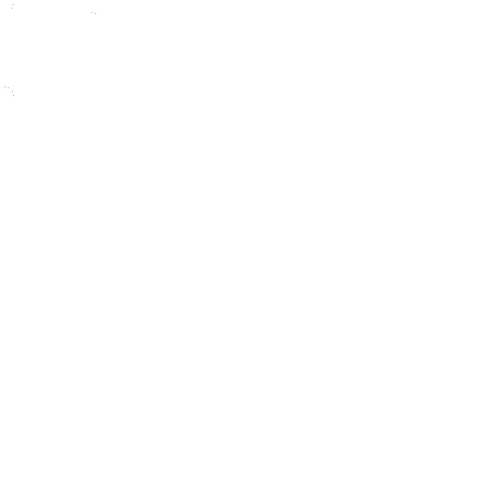
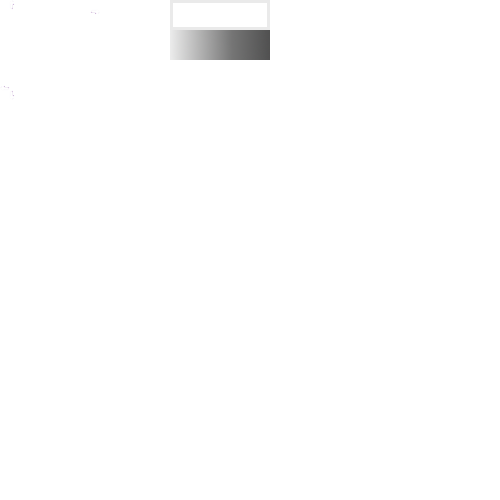
Two versions of the same layered image (500px x 500px). Layer-by-layer changes:
added layer "gage" above "背景グループ" over [left=170, top=0, right=270, bottom=60]
